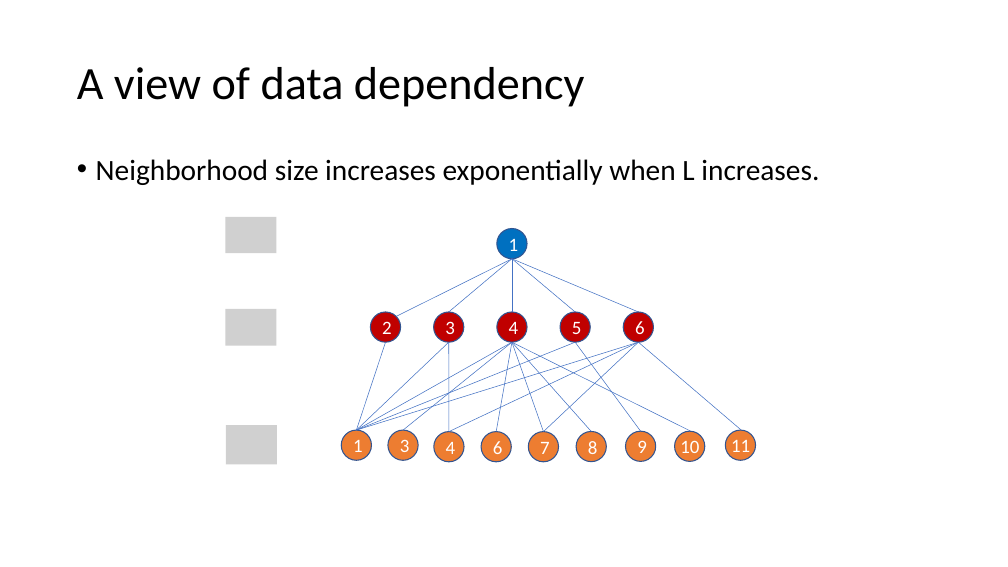
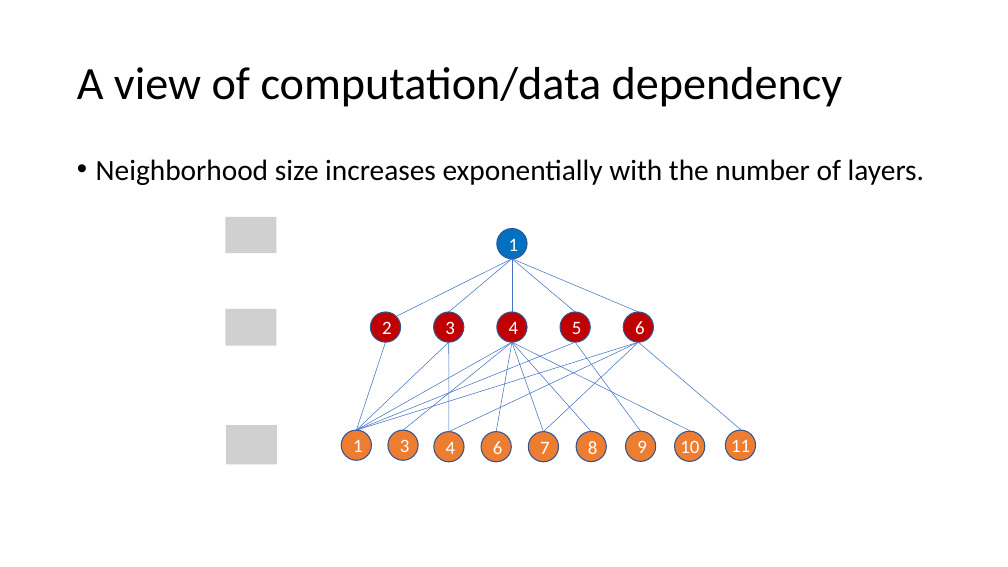
Before and after one commit to dglai/WWW20-Hands-on-Tutorial, a slide deck: slide 15 of large_graphs/sampling.pptx. Drawn at 1008x567 pixels with LibreOffice and Linux fonts; fonts in the diff are those of the drawing; grey boxes stand for pictures. Boxes give left, top, right and bottom in pixels: in the first picture for what was removed or moved away, otherwise in the second. Text is boxed around its words. In the diff, an @@ line names an element or a change of style, - is before the commit and + after.

```diff
--- a/large_graphs/sampling.pptx
+++ b/large_graphs/sampling.pptx
@@ title at bbox=[77, 67, 843, 107]: text changed @@
-A view of data dependency
+A view of computation/data dependency
@@ text at bbox=[96, 159, 924, 185]: text changed @@
-• Neighborhood size increases exponentially when L increases.
+• Neighborhood size increases exponentially with the number of layers.
```
Also in this commit, not shown: 4 other slides changed, 9 slides added, 1 slide removed.
